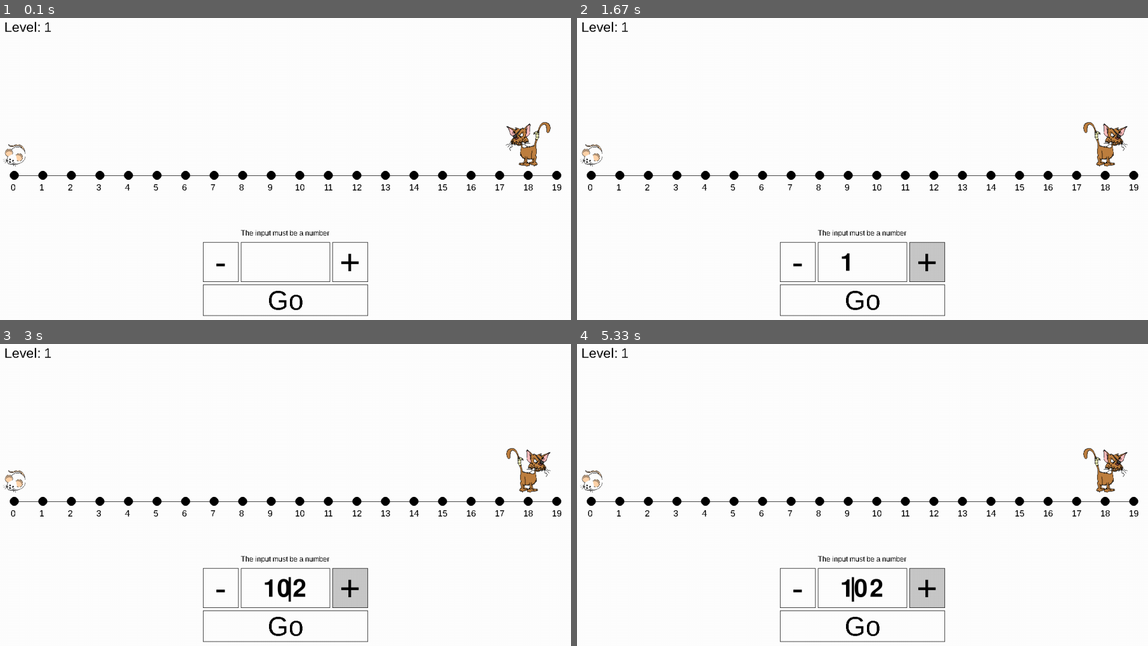
Above: before the commit, frames 1-4 (two rows, left to right).
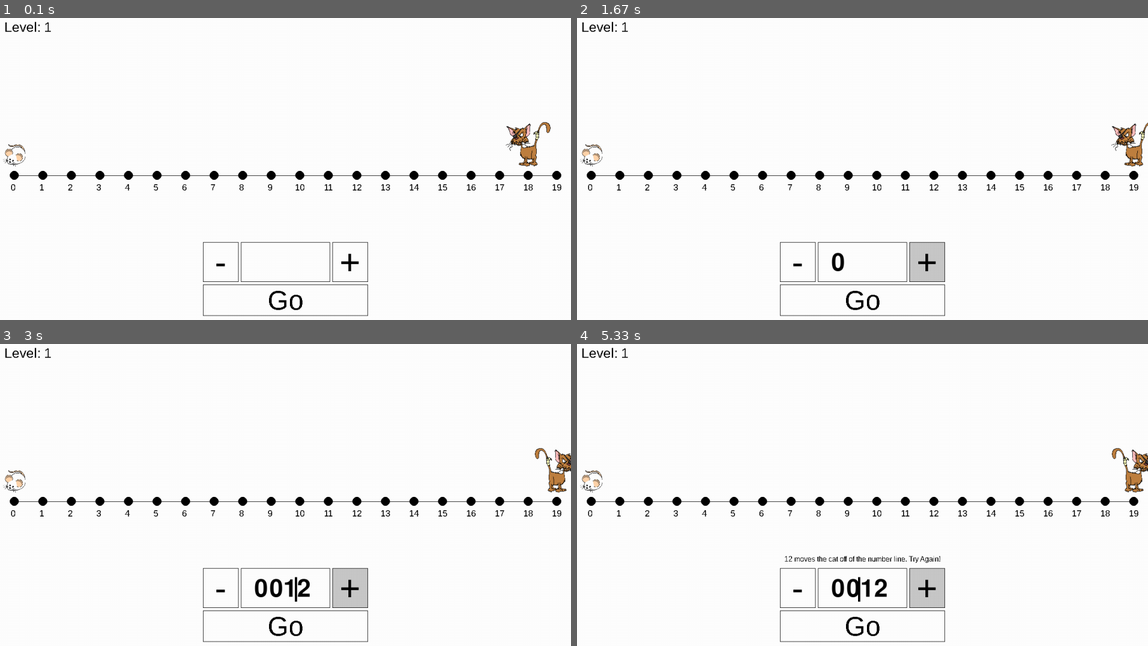
Above: after the commit, the same moments.

Repository: jpazer/KittyCount
Game: pygame game, started from KittyCount.activity/main.py
The game is run twice, just before and just after one commit, with the same random seed, the same clock (stepped at 60 frames per second) and the same inputs.
Inputs:
- Up to frame 1 (0.1 s): no input
- Up to frame 2 (1.67 s): tap 1 at 0.33 s; click "Go" at 0.72 s; click "-" at 1.05 s; click "+" at 1.38 s
- Up to frame 3 (3 s): hold Right 1.67-2.13 s; tap 0 at 1.82 s; hold Right 2.22-2.68 s; tap 2 at 2.37 s; hold Left from 2.72 s (still down); tap 1 at 2.87 s
- Up to frame 4 (5.33 s): release Left at 3.25 s; hold Left 3.28-3.68 s; tap 0 at 3.43, 4.87 s; hold Right 3.72-4.35 s; tap 2 at 3.87 s; tap Enter at 4.38 s; hold Left 4.72-5.18 s; hold Right from 5.22 s (still down)

The runs differ from the first frame. In frame 1, 0.1% of the frame differs, in the area x 42-58%, y 70-73%; in frame 2, 1.1%; in frame 3, 1.4%; in frame 4, 1.6%, in the area x 36-100%, y 34-86%.

Commit message:
Create Proper Error Messages part 2
added max char editability, changed some errors, moved error checking for if its off the number  updated error formatting, and cleaned up some stuff.

Diff:
--- a/KittyCount.activity/libraries/pygame_textinput/pygame_textinput.py
+++ b/KittyCount.activity/libraries/pygame_textinput/pygame_textinput.py
@@ -22,7 +22,9 @@
                         text_color=(0, 0, 0),
                         cursor_color=(0, 0, 1),
                         repeat_keys_initial_ms=400,
-                        repeat_keys_interval_ms=35):
+                        repeat_keys_interval_ms=35,
+                        max_chars=-1
+                 ):
         """
         Args:
             font_family: Name or path of the font that should be used. Default is pygame-font
@@ -41,6 +43,7 @@
         self.input_string = "" # Inputted text
         if not os.path.isfile(font_family): font_family = pygame.font.match_font(font_family)
         self.font_object = pygame.font.Font(font_family, font_size)
+        self.max_chars = max_chars
 
         # Text-surface will be created during the first update call:
         self.surface = pygame.Surface((1, 1))
@@ -99,11 +102,13 @@
 
                 else:
                     # If no special key is pressed, add unicode of key to input_string
-                    if event.key in self.valid_inputs and (len(self.input_string) < 3):
-                        self.input_string = self.input_string[:self.cursor_position] + \
-                                            event.unicode + \
-                                            self.input_string[self.cursor_position:]
-                        self.cursor_position += len(event.unicode) # Some are empty, e.g. K_UP
+                    if event.key in self.valid_inputs:
+                        if self.max_chars == -1 or len(self.input_string) < self.max_chars:
+
+                            self.input_string = self.input_string[:self.cursor_position] + \
+                                                event.unicode + \
+                                                self.input_string[self.cursor_position:]
+                            self.cursor_position += len(event.unicode) # Some are empty, e.g. K_UP
 
             elif event.type == pl.KEYUP:
                 # *** Because KEYUP doesn't include event.unicode, this dict is stored in such a weird way
--- a/KittyCount.activity/source/Character.py
+++ b/KittyCount.activity/source/Character.py
@@ -20,7 +20,6 @@
         self.imageHeight = _image_height
         self.imageWidth = _image_width
         self.screen = _screen
-
 
     def get_x_pos(self):
         return self.x
--- a/KittyCount.activity/source/GameController.py
+++ b/KittyCount.activity/source/GameController.py
@@ -48,29 +48,50 @@
         for event in events:
 
             if event.type == self.GO or (event.type == pygame.KEYDOWN and event.key == pygame.K_RETURN):
-                if self.ui.user_input.get_input() is not None:
-                  if self.ui.user_input.get_input() % self.level != 0:
-                    Utilities.show_error(self.screen,
-                                         "This number moves the cat to a number that is not on the number line.")
-                    self.cat_position = self.cat.move(int(self.ui.user_input.get_input()/self.level))
-                    self.ui.user_input.clear()
-                    if self.cat_position == self.mouse_position:
-                        self.mouse_position = self.mouse.set_random_position(self.cat_position)
-                        self.cat.display()
-                        self.level += 1
-                        self.ui.update_level(self.level)
-                        self.number_line.next_level()
-                        print("you caught the mouse!")
+                Utilities.show_error(self.screen, "")  # clear previous error
+                input_num = self.ui.user_input.get_input()
+
+                if input_num is not None:
+
+                    if input_num % self.level == 0:
+                        new_position = int(input_num/self.level)
+
+                        if self.cat_position + new_position >= 0:
+
+                            if self.cat_position + new_position < self.number_line.num_of_points:
+                                self.cat_position = self.cat.move(new_position)
+                                self.ui.user_input.clear()
+
+                                # debug print statements
+                                print("New Position: " + str(new_position))
+                                print("Cat Position: " + str(self.cat_position))
+                                print("Mouse Position: " + str(self.mouse_position))
+
+                                if self.cat_position == self.mouse_position:
+                                    self.mouse_position = self.mouse.set_random_position(self.cat_position)
+                                    self.cat.display()
+                                    self.level += 1
+
+                                    if self.level > 50:
+                                        self.level = 1
+
+                                    self.ui.update_level(self.level)
+                                    self.number_line.change_level(self.level)
+                            else:
+                                Utilities.show_error(self.screen, str(input_num) +
+                                                     " moves the cat off of the number line. Try Again!")
+                        else:
+                            Utilities.show_error(self.screen, str(input_num) +
+                                                 " moves the cat off of the number line. Try Again!")
+                    else:
+                        Utilities.show_error(self.screen, str(self.ui.user_input.get_input()) +
+                                             " moves the cat to a number that is not on the number line.")
+                else:
+                    Utilities.show_error(self.screen, "Please type a number and try again!")
 
             if event.type == self.ADD:
-                if self.ui.user_input.get_input() is None:
-                    self.ui.user_input.text_input.input_string = str(1)
-                else:
                     self.ui.user_input.add(1)
             if event.type == self.SUB:
-                if self.ui.user_input.get_input() is None:
-                    self.ui.user_input.text_input.input_string = str(1)
-                else:
                     self.ui.user_input.add(-1)
 
             if self.ui.user_input.get_input() is not None and self.ui.user_input.get_input() < 0:
--- a/KittyCount.activity/source/NumberLine.py
+++ b/KittyCount.activity/source/NumberLine.py
@@ -31,16 +31,14 @@
             x = self.circle_pos[num][0] - 5
             y = self.circle_pos[num][1] + 15
             text_surface = Utilities.make_text_surface(str(num * self.level), 20)
-            text_width = text_surface.get_size()
-            x = x - (text_width[0]/4)
+            text_size = text_surface.get_size()
+            x = x - (text_size[0]/4)
             self.screen.blit(text_surface, (x, y))
 
     def clear_numbers(self):
         # cover over numbers
-        pygame.draw.rect(self.screen, (255, 255, 255),
-                         (0,
-                          self.number_line_y + 10,
-                          Utilities.get_width_height()[0], 30), 0)
+        pygame.draw.rect(self.screen, (255, 255, 255), (0, self.number_line_y + 10,
+                                                        Utilities.get_width_height()[0], 30), 0)
 
     def display(self):
         # draw line
@@ -49,7 +47,7 @@
         self.display_circles()
         self.display_numbers()
 
-    def next_level(self):
-        self.level += 1
+    def change_level(self, level):
+        self.level = level
         self.clear_numbers()
         self.display_numbers()
--- a/KittyCount.activity/source/UserInput.py
+++ b/KittyCount.activity/source/UserInput.py
@@ -6,13 +6,12 @@
 class UserInput:
     input = ""
     font_size = 80
-    padding_x = 50
+    padding_x = 30
     padding_y = 20
-    max_characters = 3
 
     def __init__(self, screen, position, width, height):
         self.screen = screen
-        self.text_input = TextInput(font_size=self.font_size)
+        self.text_input = TextInput(font_size=self.font_size, max_chars=4)
         self.position = position
         self.height = height
         self.width = width
@@ -35,7 +34,7 @@
         self.text_input.update(events)
 
         # Blit its surface onto the screen
-        self.screen.blit(self.text_input.get_surface(), (self.position[0] + self.padding_x,self.position[1] + self.padding_y))
+        self.screen.blit(self.text_input.get_surface(), (self.position[0] + self.padding_x, self.position[1] + self.padding_y))
 
     def validate_input(self, string):
         try:
@@ -49,12 +48,14 @@
         string = str(self.text_input.get_text())
         if self.validate_input(string):
             return int(string)
-        else:
-            Utilities.show_error(self.screen, "The input must be a number")
 
     def add(self, num):
-        self.text_input.input_string = str(int(self.text_input.input_string) + num)
-        self.text_input.cursor_position = len(self.text_input.input_string)
+        if self.get_input() is None:
+            self.text_input.input_string = str(num)
+            self.text_input.cursor_position = len(str(num))
+        else:
+            self.text_input.input_string = str(int(self.text_input.input_string) + num)
+            self.text_input.cursor_position = len(self.text_input.input_string)
 
     def clear(self):
         self.text_input.input_string = ""
--- a/KittyCount.activity/source/Utilities.py
+++ b/KittyCount.activity/source/Utilities.py
@@ -23,9 +23,12 @@
     @staticmethod
     def show_error(screen, error_text):
         # shows helpful errors
+
         w, h = Utilities.get_width_height()
         x, y = (w/2, h/2 + 120)
+        pygame.draw.rect(screen, (255, 255, 255), (x-250, y, 500, 20), 0)
         text_surface = Utilities.make_text_surface(error_text, 16)
-        text_width = text_surface.get_size()
-        x = x - (text_width[0] / 2)
+        text_size = text_surface.get_size()
+        x = x - (text_size[0] / 2)
+
         screen.blit(text_surface, (x, y))
